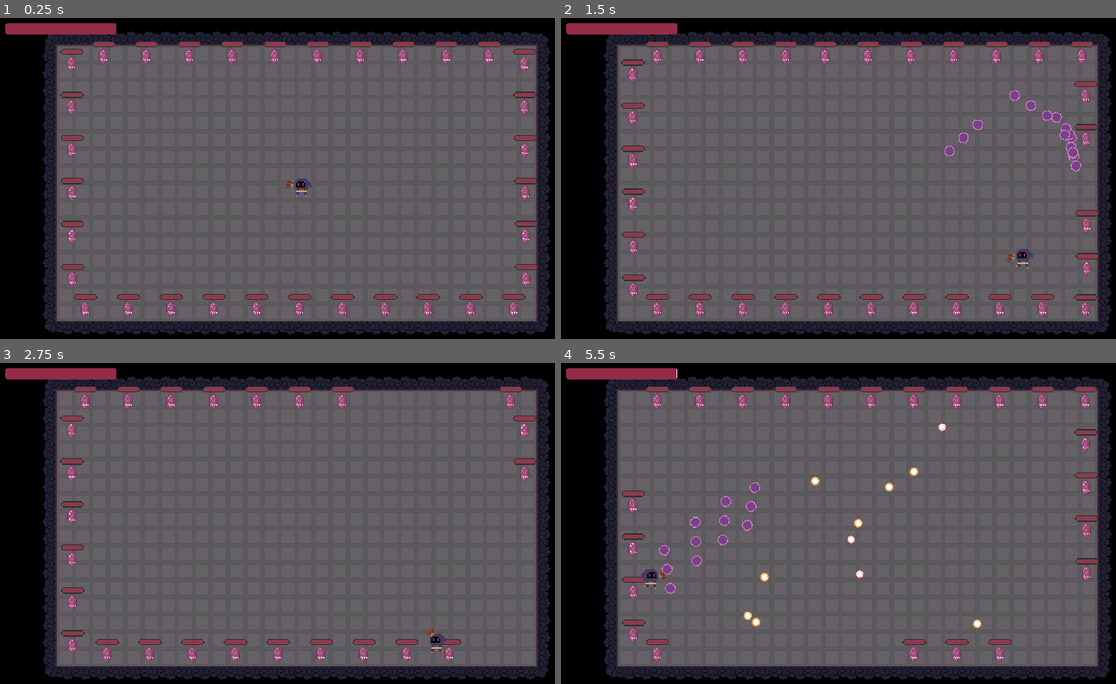
Above: before the commit, frames 1-4 (two rows, left to right).
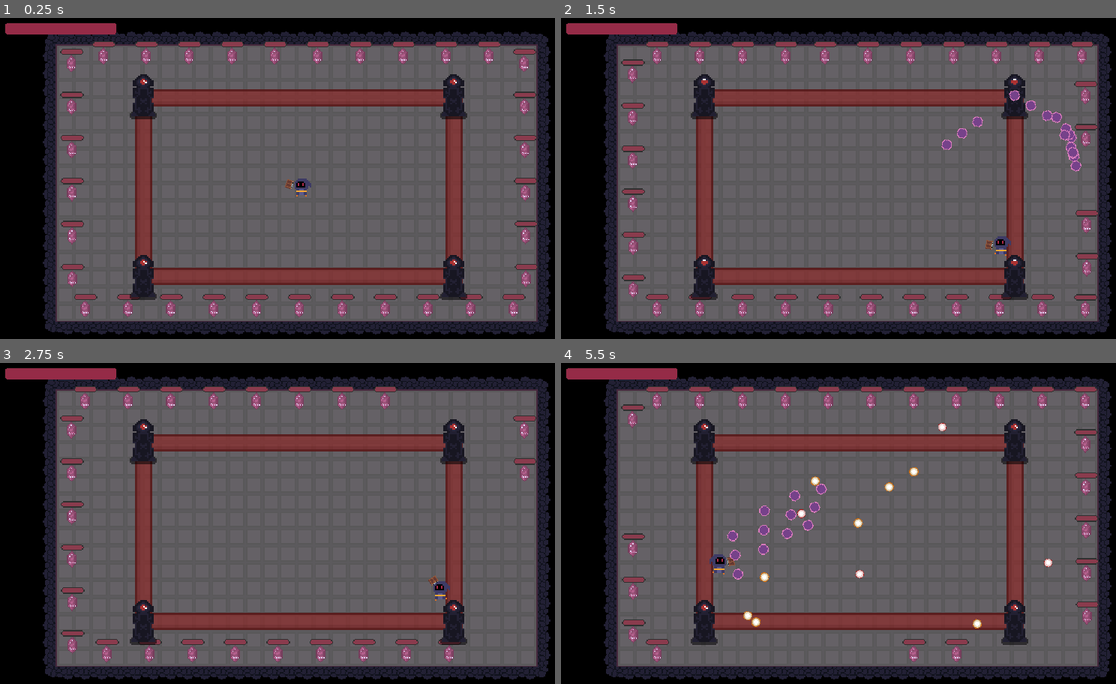
Above: after the commit, the same moments.

Repository: Arssin/Bullet_Hell_Jam
Game: Godot game, scene res://scenes/Level3.tscn
The game is run twice, just before and just after one commit, with the same random seed, the same clock (stepped at 60 frames per second) and the same inputs. This scene is started directly instead of the project's main scene.
Inputs (mouse positions are in pixels of both pictures, inside the frame that each line leads up to):
- Up to frame 1 (0.25 s): no input
- Up to frame 2 (1.5 s): move the mouse to (988, 168) at 0.52 s; press the mouse at (988, 168) at 0.53 s; hold D (move_right) 0.53-1.28 s; move the mouse to (738, 200) at 1.27 s; release the mouse at (738, 200) at 1.28 s; hold S (move_down) from 1.28 s (still down); tap Space (dash) at 1.35 s
- Up to frame 3 (2.75 s): move the mouse to (355, 456) at 2.02 s; release S (move_down) at 2.03 s; hold D (move_right) from 2.03 s (still down); tap E (player_action) at 2.1 s
- Up to frame 4 (5.5 s): move the mouse to (827, 597) at 2.77 s; release D (move_right) at 2.78 s; hold W (move_up) 2.78-3.53 s; click (827, 597) at 2.85 s; move the mouse to (1038, 581) at 3.52 s; hold Left (move_left) 3.53-5.03 s; tap Space (dash) at 3.6 s; move the mouse to (677, 478) at 4.27 s; tap E (player_action) at 4.35 s; move the mouse to (888, 529) at 5.02 s; press the mouse at (888, 529) at 5.03 s; hold S (move_down) from 5.03 s (still down)

The runs differ from the first frame. In frame 1, 10% of the frame differs, in the area x 23-85%, y 17-88%; in frame 2, 11%; in frame 3, 11%; in frame 4, 12%, in the area x 10-98%, y 1-94%.

Commit message:
lvl 3 changes

Diff:
--- a/scenes/Level3.tscn
+++ b/scenes/Level3.tscn
@@ -1,10 +1,12 @@
-[gd_scene load_steps=7 format=3 uid="uid://ccld875vdpeh6"]
+[gd_scene load_steps=9 format=3 uid="uid://ccld875vdpeh6"]
 
 [ext_resource type="PackedScene" uid="uid://df3rvcxvib2rc" path="res://scenes/map_creator.tscn" id="1_6u3b2"]
 [ext_resource type="Script" path="res://scripts/Level3.gd" id="1_duxhs"]
 [ext_resource type="PackedScene" uid="uid://bwofc6vedhbhe" path="res://scenes/player.tscn" id="2_l0xq2"]
 [ext_resource type="PackedScene" uid="uid://bw35yw126p5jb" path="res://scenes/cristal_enemy.tscn" id="3_y5qt6"]
 [ext_resource type="PackedScene" uid="uid://csp0pjl6er5ri" path="res://scenes/doors.tscn" id="6_kbnwl"]
+[ext_resource type="PackedScene" uid="uid://bytrpdjymjajc" path="res://scenes/barrier.tscn" id="6_kvhck"]
+[ext_resource type="PackedScene" uid="uid://caf5bx8atum84" path="res://scenes/philar.tscn" id="7_otwx4"]
 
 [sub_resource type="Curve2D" id="Curve2D_notfj"]
 _data = {
@@ -401,3 +403,37 @@
 move_on_path = NodePath("../../Path2D/PathFollow2D33")
 movement_speed = 2
 isDestructable = true
+
+[node name="Barrier2" parent="." instance=ExtResource("6_kvhck")]
+position = Vector2(545, 391)
+scale = Vector2(7.3, 1)
+
+[node name="Barrier" parent="." instance=ExtResource("6_kvhck")]
+position = Vector2(545, 225)
+scale = Vector2(7.3, 1)
+
+[node name="Barrier3" parent="." instance=ExtResource("6_kvhck")]
+position = Vector2(401, 307)
+rotation = 1.5708
+scale = Vector2(4.38, 1)
+
+[node name="Barrier4" parent="." instance=ExtResource("6_kvhck")]
+position = Vector2(691, 308)
+rotation = 1.5708
+scale = Vector2(4.38, 1)
+
+[node name="Philar" parent="." instance=ExtResource("7_otwx4")]
+position = Vector2(400, 225)
+scale = Vector2(1.59, 1.385)
+
+[node name="Philar2" parent="." instance=ExtResource("7_otwx4")]
+position = Vector2(690, 225)
+scale = Vector2(1.59, 1.385)
+
+[node name="Philar3" parent="." instance=ExtResource("7_otwx4")]
+position = Vector2(400, 393)
+scale = Vector2(1.59, 1.385)
+
+[node name="Philar4" parent="." instance=ExtResource("7_otwx4")]
+position = Vector2(690, 393)
+scale = Vector2(1.59, 1.385)
--- a/scenes/doors.tscn
+++ b/scenes/doors.tscn
@@ -48,10 +48,10 @@
 }]
 
 [sub_resource type="CircleShape2D" id="CircleShape2D_xdso5"]
-radius = 26.0768
+radius = 31.3333
 
 [sub_resource type="RectangleShape2D" id="RectangleShape2D_md451"]
-size = Vector2(20, 22)
+size = Vector2(27.3333, 28.6667)
 
 [node name="Doors" type="Node2D"]
 scale = Vector2(1.5, 1.5)
@@ -76,7 +76,7 @@
 collision_mask = 4
 
 [node name="CollisionShape2D" type="CollisionShape2D" parent="StaticBody2D"]
-position = Vector2(0, 1)
+position = Vector2(0.333333, 4.33333)
 shape = SubResource("RectangleShape2D_md451")
 disabled = true
 
--- a/scenes/player.tscn
+++ b/scenes/player.tscn
@@ -367,11 +367,9 @@
 
 [node name="FromTarget3" type="Marker2D" parent="WeaponMarker"]
 position = Vector2(6.659, -12.805)
-scale = Vector2(1, 1)
 
 [node name="Target3" type="Marker2D" parent="WeaponMarker"]
 position = Vector2(8.662, -12.805)
-scale = Vector2(1, 1)
 
 [node name="Target2" type="Marker2D" parent="WeaponMarker"]
 position = Vector2(8.662, 12.805)
